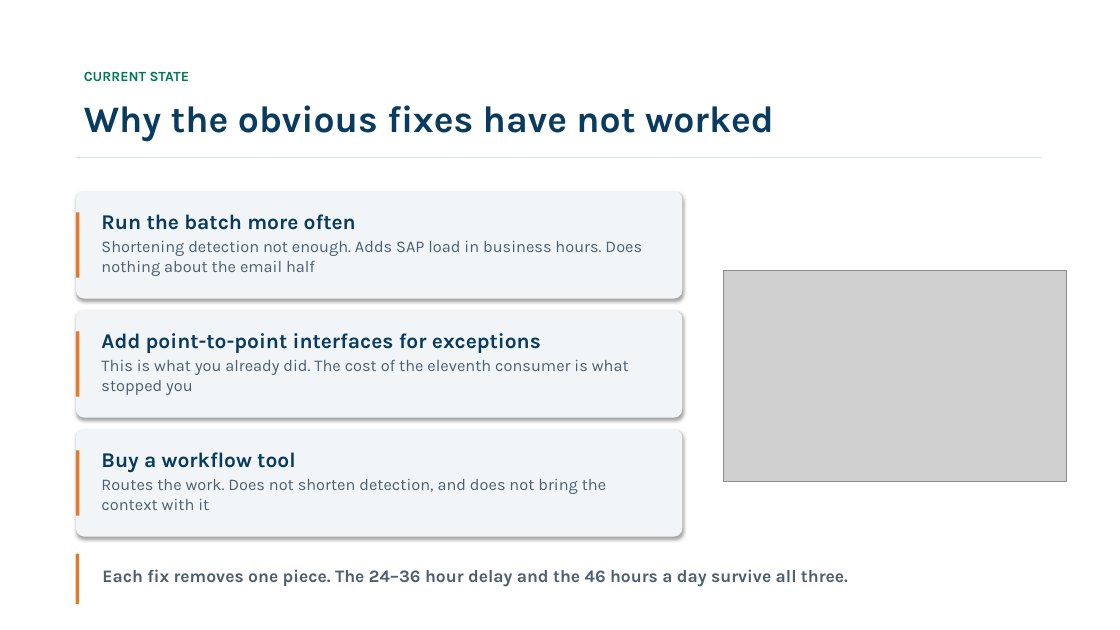
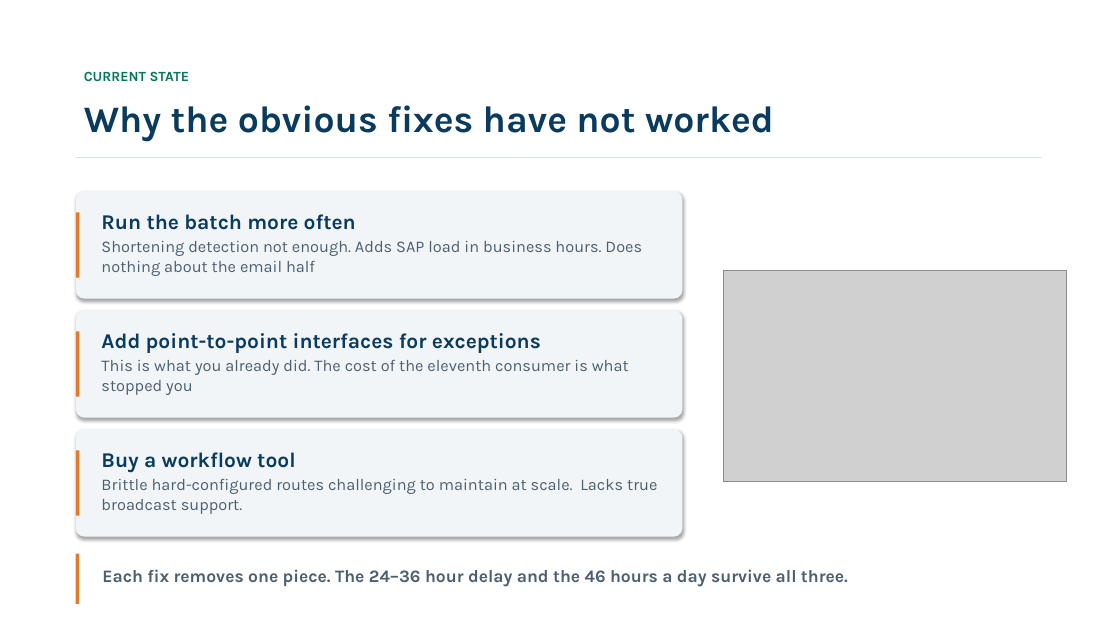
Before and after one commit to aaugust/solace-order-exceptions, a slide deck: slide 4 of presentation/Solace-Demo-Meridian-2026-09-04.pptx. Drawn at 1120x630 pixels with LibreOffice and Linux fonts; fonts in the diff are those of the drawing; grey boxes stand for pictures. Boxes give left, top, right and bottom in pixels: in the first picture for what was removed or moved away, otherwise in the second. Text is boxed around its words. In the diff, an @@ line names an element or a change of style, - is before the commit and + after.

```diff
--- a/presentation/Solace-Demo-Meridian-2026-09-04.pptx
+++ b/presentation/Solace-Demo-Meridian-2026-09-04.pptx
@@ text at (101, 479, 657, 514): text changed @@
-Routes the work. Does not shorten detection, and does not bring the context with it
+Brittle hard-configured routes challenging to maintain at scale. Lacks true broadcast support.
```
Also in this commit, not shown: 1 other slide changed, 1 slide added, 1 slide removed, 5 other files.
